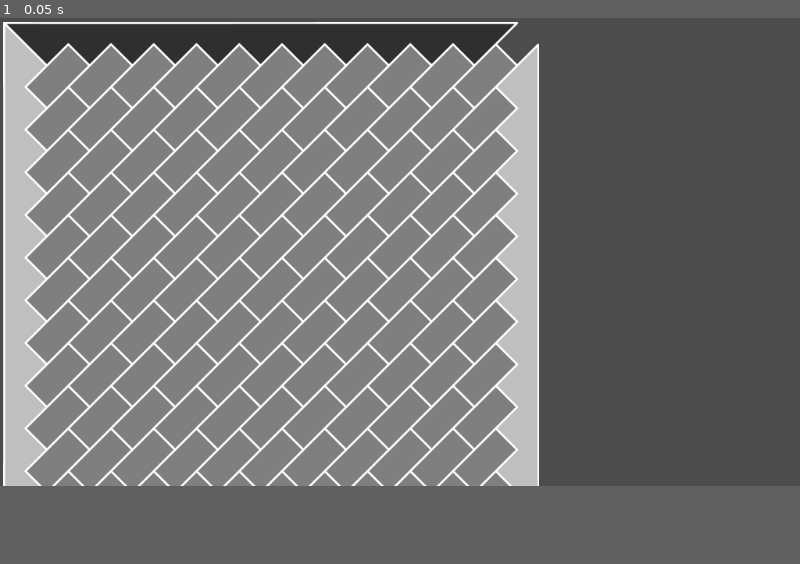
Above: before the commit, frame 1.
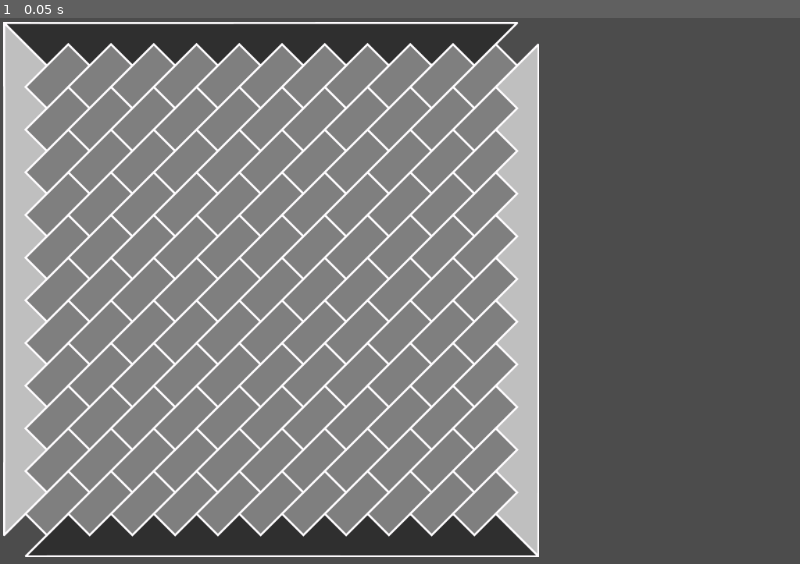
Above: after the commit, the same moment.

Repository: zoth/rec-hex
Game: Godot game, scene res://scenes/root.tscn
Same seed, same stepped clock (60 frames per second), same inputs: the game is played once before the commit and once after it.
Inputs:
- Up to frame 1 (0.05 s): no input
The window is 800x468 before the commit and 800x546 after it. Grey fills any space a smaller window leaves; there, only what the larger window draws over its background counts as a difference.

The runs differ from the first frame. In frame 1, 8.3% of the frame differs, in the area x 0-68%, y 85-99%.

Commit message:
add cell svgs

Diff:
--- a/project.godot
+++ b/project.godot
@@ -14,6 +14,10 @@
 run/main_scene="res://scenes/root.tscn"
 config/icon="res://icon.png"
 
+[display]
+
+window/size/height=700
+
 [editor_plugins]
 
 enabled=PoolStringArray( "gut" )
--- /dev/null
+++ b/scenes/dark_cell.svg
@@ -0,0 +1,63 @@
+<?xml version="1.0" encoding="UTF-8" standalone="no"?>
+<!-- Created with Inkscape (http://www.inkscape.org/) -->
+
+<svg
+   xmlns:dc="http://purl.org/dc/elements/1.1/"
+   xmlns:cc="http://creativecommons.org/ns#"
+   xmlns:rdf="http://www.w3.org/1999/02/22-rdf-syntax-ns#"
+   xmlns:svg="http://www.w3.org/2000/svg"
+   xmlns="http://www.w3.org/2000/svg"
+   xmlns:sodipodi="http://sodipodi.sourceforge.net/DTD/sodipodi-0.dtd"
+   xmlns:inkscape="http://www.inkscape.org/namespaces/inkscape"
+   width="64.389pt"
+   height="64.389pt"
+   viewBox="0 0 22.715009 22.715008"
+   version="1.1"
+   id="svg8"
+   inkscape:version="0.92.2 5c3e80d, 2017-08-06"
+   sodipodi:docname="dark_cell.svg">
+  <defs
+     id="defs2" />
+  <sodipodi:namedview
+     id="base"
+     pagecolor="#ffffff"
+     bordercolor="#666666"
+     borderopacity="1.0"
+     inkscape:pageopacity="0.0"
+     inkscape:pageshadow="2"
+     inkscape:zoom="0.70710678"
+     inkscape:cx="169.30762"
+     inkscape:cy="381.46396"
+     inkscape:document-units="pt"
+     inkscape:current-layer="layer1"
+     showgrid="false"
+     inkscape:window-width="1680"
+     inkscape:window-height="1005"
+     inkscape:window-x="0"
+     inkscape:window-y="0"
+     inkscape:window-maximized="0"
+     units="pt" />
+  <metadata
+     id="metadata5">
+    <rdf:RDF>
+      <cc:Work
+         rdf:about="">
+        <dc:format>image/svg+xml</dc:format>
+        <dc:type
+           rdf:resource="http://purl.org/dc/dcmitype/StillImage" />
+        <dc:title></dc:title>
+      </cc:Work>
+    </rdf:RDF>
+  </metadata>
+  <g
+     inkscape:label="Layer 1"
+     inkscape:groupmode="layer"
+     id="layer1"
+     transform="translate(0,-274.285)">
+    <path
+       style="fill:#303030;fill-opacity:1;stroke:#fffeff;stroke-width:0.70584828;stroke-miterlimit:4;stroke-dasharray:none;stroke-opacity:1"
+       d="m 7.737913,296.50089 7.238802,-7.2388 7.239172,-7.23919 -7.238802,-7.2388 -7.239172,7.23916 -7.2388033,7.23883 z"
+       id="rect1248-2-71"
+       inkscape:connector-curvature="0" />
+  </g>
+</svg>
--- /dev/null
+++ b/scenes/light_cell.svg
@@ -0,0 +1,63 @@
+<?xml version="1.0" encoding="UTF-8" standalone="no"?>
+<!-- Created with Inkscape (http://www.inkscape.org/) -->
+
+<svg
+   xmlns:dc="http://purl.org/dc/elements/1.1/"
+   xmlns:cc="http://creativecommons.org/ns#"
+   xmlns:rdf="http://www.w3.org/1999/02/22-rdf-syntax-ns#"
+   xmlns:svg="http://www.w3.org/2000/svg"
+   xmlns="http://www.w3.org/2000/svg"
+   xmlns:sodipodi="http://sodipodi.sourceforge.net/DTD/sodipodi-0.dtd"
+   xmlns:inkscape="http://www.inkscape.org/namespaces/inkscape"
+   width="64.389pt"
+   height="64.389pt"
+   viewBox="0 0 22.715009 22.715008"
+   version="1.1"
+   id="svg8"
+   inkscape:version="0.92.2 5c3e80d, 2017-08-06"
+   sodipodi:docname="light_cell.svg">
+  <defs
+     id="defs2" />
+  <sodipodi:namedview
+     id="base"
+     pagecolor="#ffffff"
+     bordercolor="#666666"
+     borderopacity="1.0"
+     inkscape:pageopacity="0.0"
+     inkscape:pageshadow="2"
+     inkscape:zoom="0.70710678"
+     inkscape:cx="427.4016"
+     inkscape:cy="381.46396"
+     inkscape:document-units="pt"
+     inkscape:current-layer="layer1"
+     showgrid="false"
+     inkscape:window-width="1680"
+     inkscape:window-height="1005"
+     inkscape:window-x="16"
+     inkscape:window-y="4"
+     inkscape:window-maximized="0"
+     units="pt" />
+  <metadata
+     id="metadata5">
+    <rdf:RDF>
+      <cc:Work
+         rdf:about="">
+        <dc:format>image/svg+xml</dc:format>
+        <dc:type
+           rdf:resource="http://purl.org/dc/dcmitype/StillImage" />
+        <dc:title></dc:title>
+      </cc:Work>
+    </rdf:RDF>
+  </metadata>
+  <g
+     inkscape:label="Layer 1"
+     inkscape:groupmode="layer"
+     id="layer1"
+     transform="translate(0,-274.285)">
+    <path
+       style="fill:#c0c0c0;fill-opacity:1;stroke:#fffeff;stroke-width:0.70584828;stroke-miterlimit:4;stroke-dasharray:none;stroke-opacity:1"
+       d="m 7.737913,296.50089 7.238802,-7.2388 7.239172,-7.23919 -7.238802,-7.2388 -7.239172,7.23916 -7.2388033,7.23883 z"
+       id="rect1248-2-71"
+       inkscape:connector-curvature="0" />
+  </g>
+</svg>
--- a/scenes/root.tscn
+++ b/scenes/root.tscn
@@ -10,9 +10,11 @@
 position = Vector2( 514.5, 306 )
 scale = Vector2( 15.9844, 9.53125 )
 script = ExtResource( 1 )
+_sections_unfolded = [ "Material", "Transform" ]
 
 [node name="board_view" type="Sprite" parent="game_view" index="0"]
 
 position = Vector2( -10.479, 4.40656 )
 scale = Vector2( 0.0625611, 0.104918 )
 texture = ExtResource( 2 )
+_sections_unfolded = [ "Material", "Visibility" ]
Not shown, added: scenes/dark_cell.svg.import
Not shown, added: scenes/light_cell.svg.import
